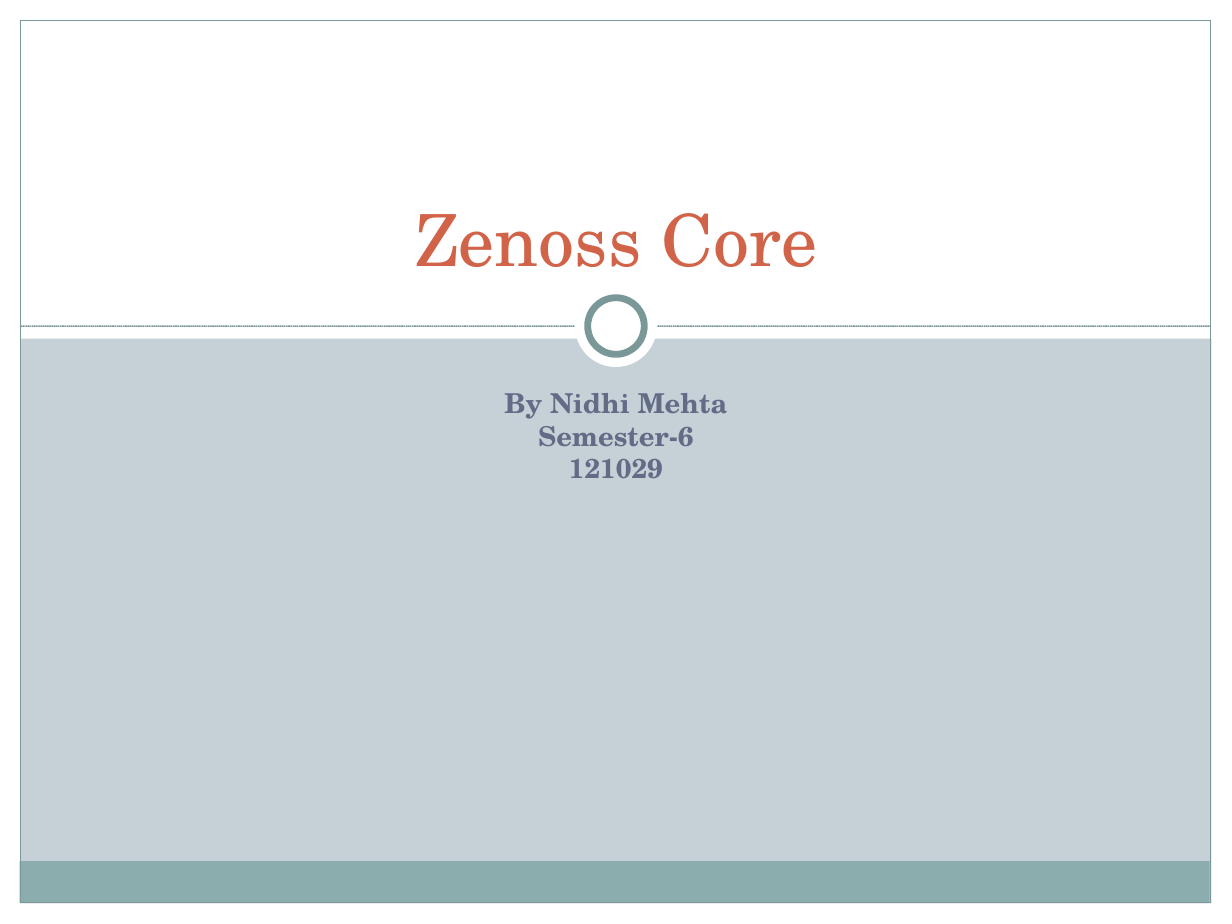
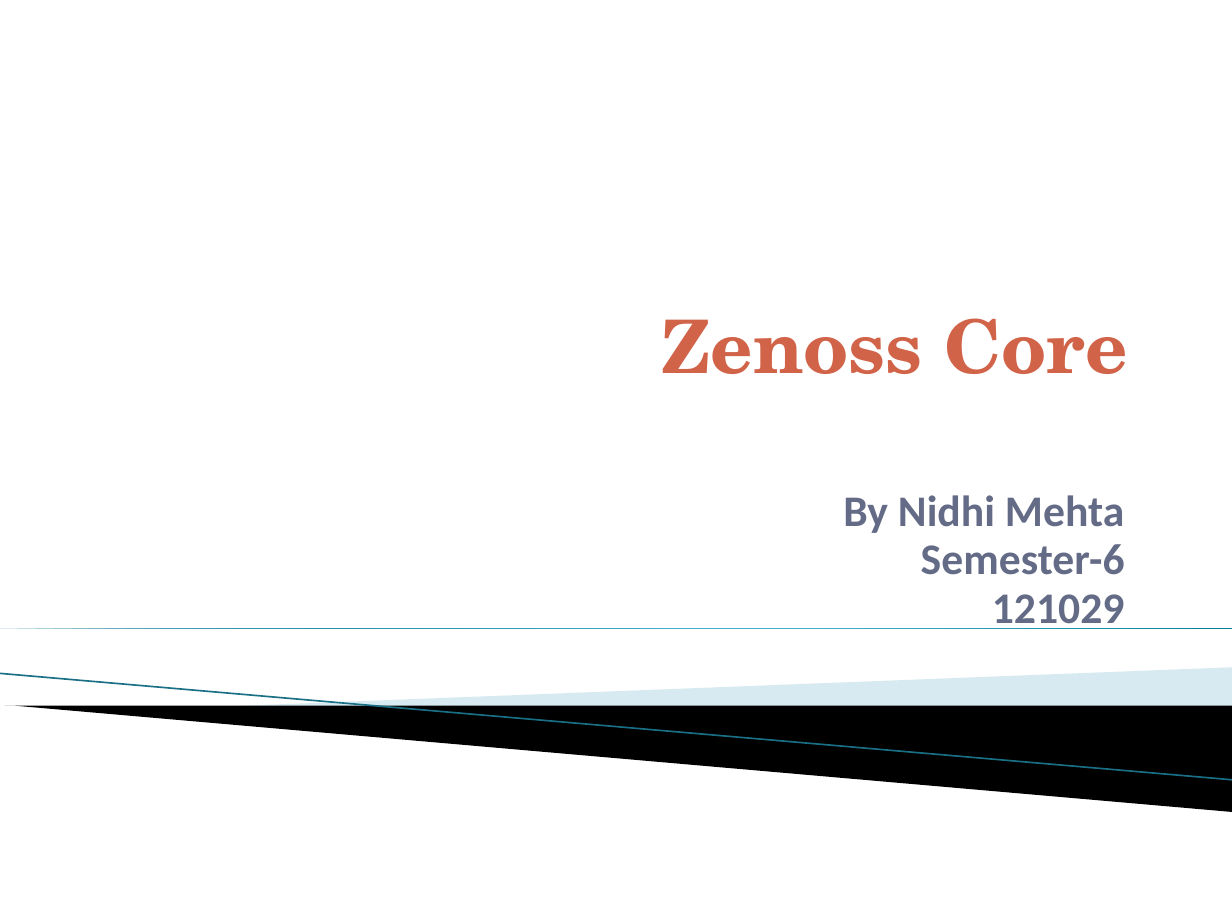
Before and after one commit to nidhi1994/OSlab15, a slide deck: slide 1 of seminar/ZenossCore.pptx. Drawn at 1232x924 pixels with LibreOffice and Linux fonts; fonts in the diff are those of the drawing; background and template pictures are left out. Boxes give left, top, right and bottom in pixels: in the first picture for what was removed or moved away, otherwise in the second. Text is boxed around its words. In the diff, an @@ line names an element or a change of style, - is before the commit and + after.

```diff
--- a/seminar/ZenossCore.pptx
+++ b/seminar/ZenossCore.pptx
@@ background #C5D1D7 to #FFFFFF @@
@@ rectangle removed at [0, 0, 1232, 187] @@
@@ rectangle removed at [0, 0, 21, 924] @@
@@ rectangle removed at [0, 0, 1232, 339] @@
@@ rectangle removed at [21, 21, 1211, 903] @@
@@ rectangle removed at [1211, 0, 1232, 924] @@
@@ title "Zenoss Core": place and size @@
-title "Zenoss Core" at [415, 213, 817, 267]
+title "Zenoss Core" at [661, 318, 1127, 374]
@@ title "Zenoss Core" at [661, 318, 1127, 374]: size 42 to 43.2 pt, bold on; alignment centre to right @@
@@ ellipse removed at [575, 285, 658, 367] @@
@@ ellipse removed at [588, 298, 644, 355] @@
@@ line removed from (21, 326) to (1211, 326) @@
@@ subtitle "By Nidhi Mehta": place and size @@
-subtitle "By Nidhi Mehta" at [504, 393, 727, 478]
+subtitle "By Nidhi Mehta" at [843, 495, 1125, 629]
@@ subtitle "By Nidhi Mehta" at [843, 495, 1125, 629]: size 16 to 25.5 pt, font TeX Gyre Schola to Calibri; alignment centre to right; line spacing 1 to 0.8; more space between paragraphs @@
@@ right triangle added at [0, 628, 1232, 628], fill gradient #007896 to #4CBBDF @@
@@ line added from (0, 674) to (1232, 780), #97C5D8 0.95 pt @@
@@ freeform shape added at [228, 668, 1232, 733], fill #A0CBDC at 40% opacity @@
@@ freeform shape added at [5, 706, 1232, 812], fill #000000 @@
@@ rectangle removed at [20, 861, 1210, 903] @@
@@ rectangle removed at [0, 903, 1232, 924] @@
```
Also in this commit, not shown: 6 other slides changed.
